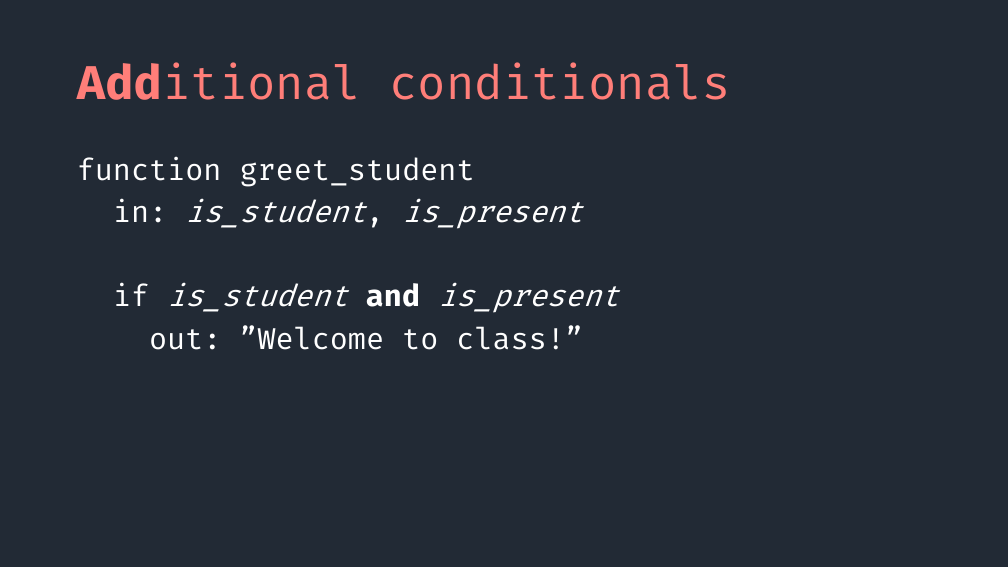
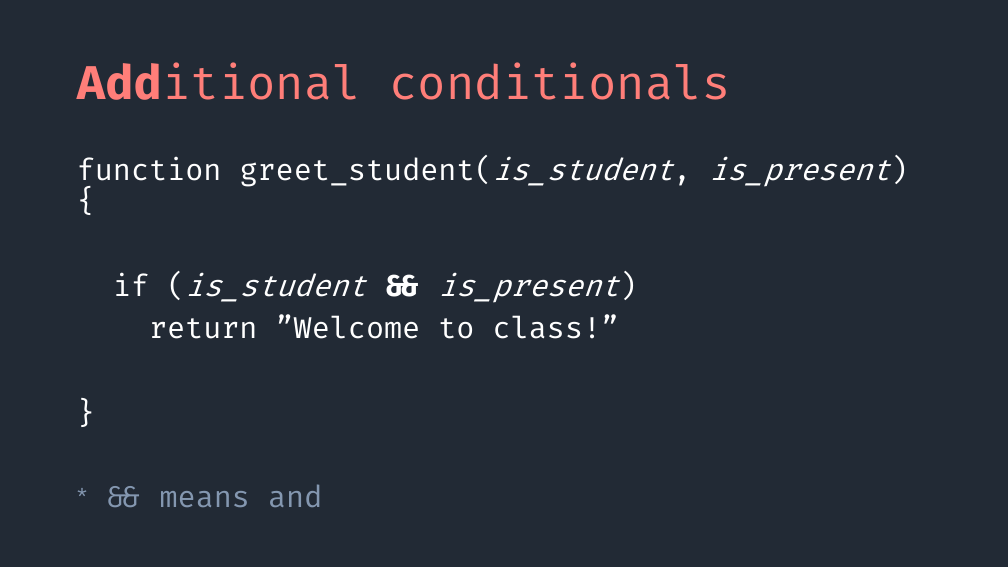
Before and after one commit to SeanMcP/college-career-day, a slide deck: slide 14 of presentation.pptx (slide 9 before the commit). Drawn at 1008x567 pixels with LibreOffice and Linux fonts; fonts in the diff are those of the drawing. Boxes give left, top, right and bottom in pixels: in the first picture for what was removed or moved away, otherwise in the second. Text is boxed around its words. In the diff, an @@ line names an element or a change of style, - is before the commit and + after.

```diff
--- a/presentation.pptx
+++ b/presentation.pptx
@@ text at [77, 156, 890, 507]: text changed @@
-function greet_student
-in: is_student, is_present
-if is_student and is_present
-out: ”Welcome to class!”
+function greet_student(is_student, is_present) {
+if (is_student && is_present)
+return ”Welcome to class!”
+}
+* && means and
```
Also in this commit, not shown: 8 other slides changed, 17 slides added.
